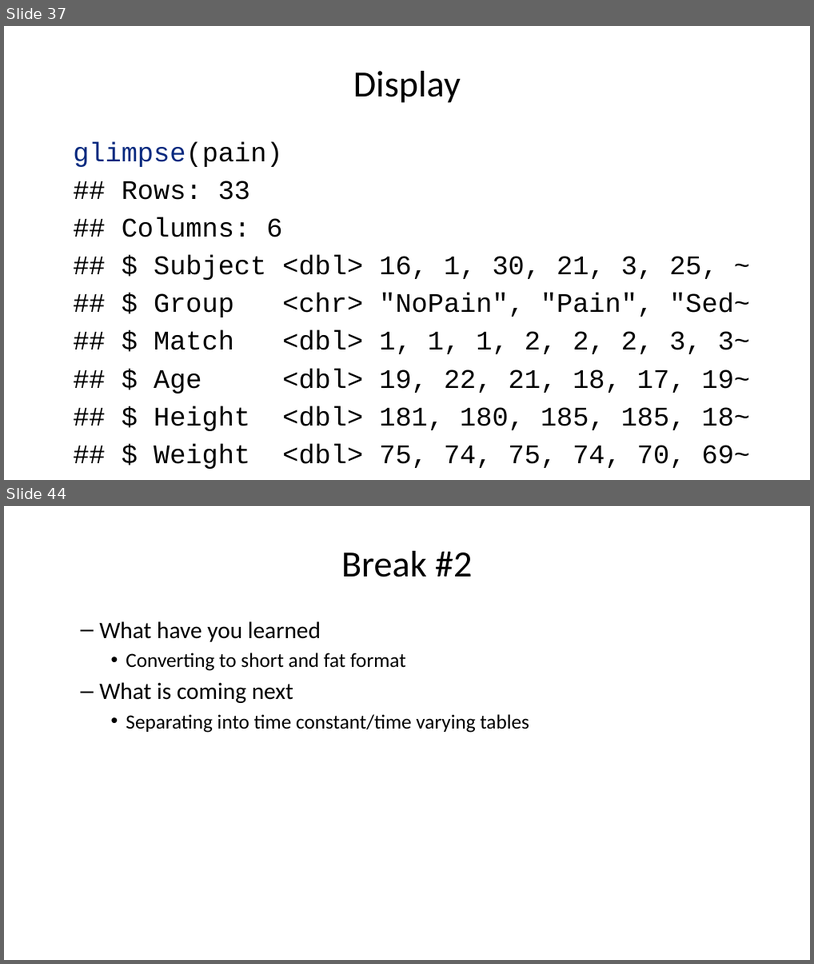
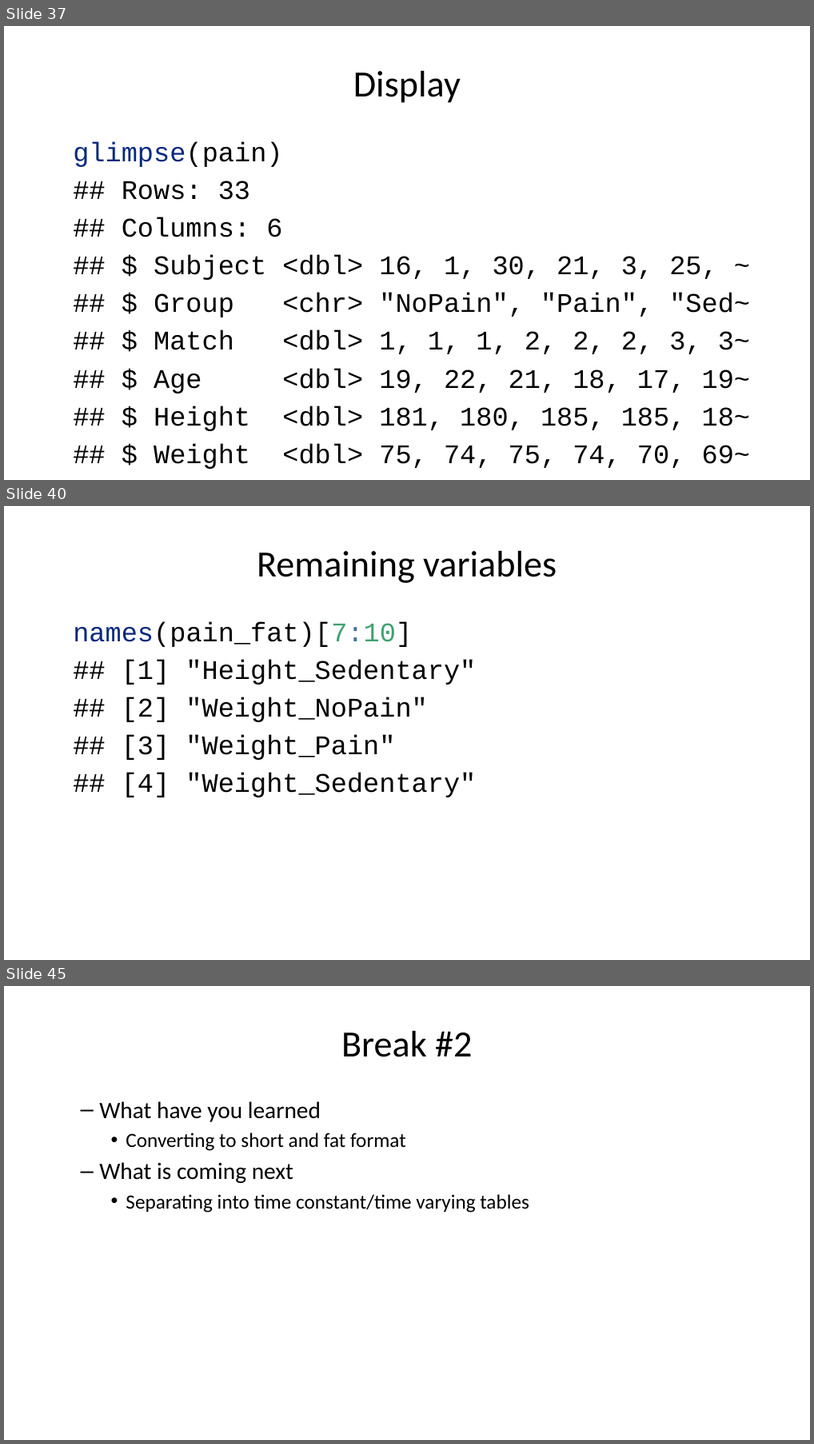
Before and after one commit to pmean/classes, a slide deck: introduction-to-r/results/v06-slides-and-speaker-notes.pptx. Shown one above the other, each under a label of ours: slides 37 and 44 before the commit, slides 37, 40 and 45 after it; the slides between them are not shown. The pictures are 814x964 and 814x1444 pixels, drawn with LibreOffice and Linux fonts; fonts in the diff are those of the drawing. Boxes give left, top, right and bottom in pixels: in the first picture for what was removed or moved away, otherwise in the second. Text is boxed around its words. In the diff, an @@ line names an element or a change of style, - is before the commit and + after.

```diff
--- a/introduction-to-r/results/v06-slides-and-speaker-notes.pptx
+++ b/introduction-to-r/results/v06-slides-and-speaker-notes.pptx
@@ slide 40 added at (4,506,810,960), background #FFFFFF @@
@@ title added at (257,551,557,583), 44 pt, text #000000 @@
+Remaining variables
@@ text added at (73,622,476,797), 32 pt, text #000000 @@
+names(pain_fat)[7:10]
+## [1] "Height_Sedentary"
+## [2] "Weight_NoPain"
+## [3] "Weight_Pain"
+## [4] "Weight_Sedentary"
@@ what was slide 44 is now slide 45 @@
```
Also in this commit, not shown: 6 slides changed, 4 other slides added, 3 slides removed, 3 other files.
